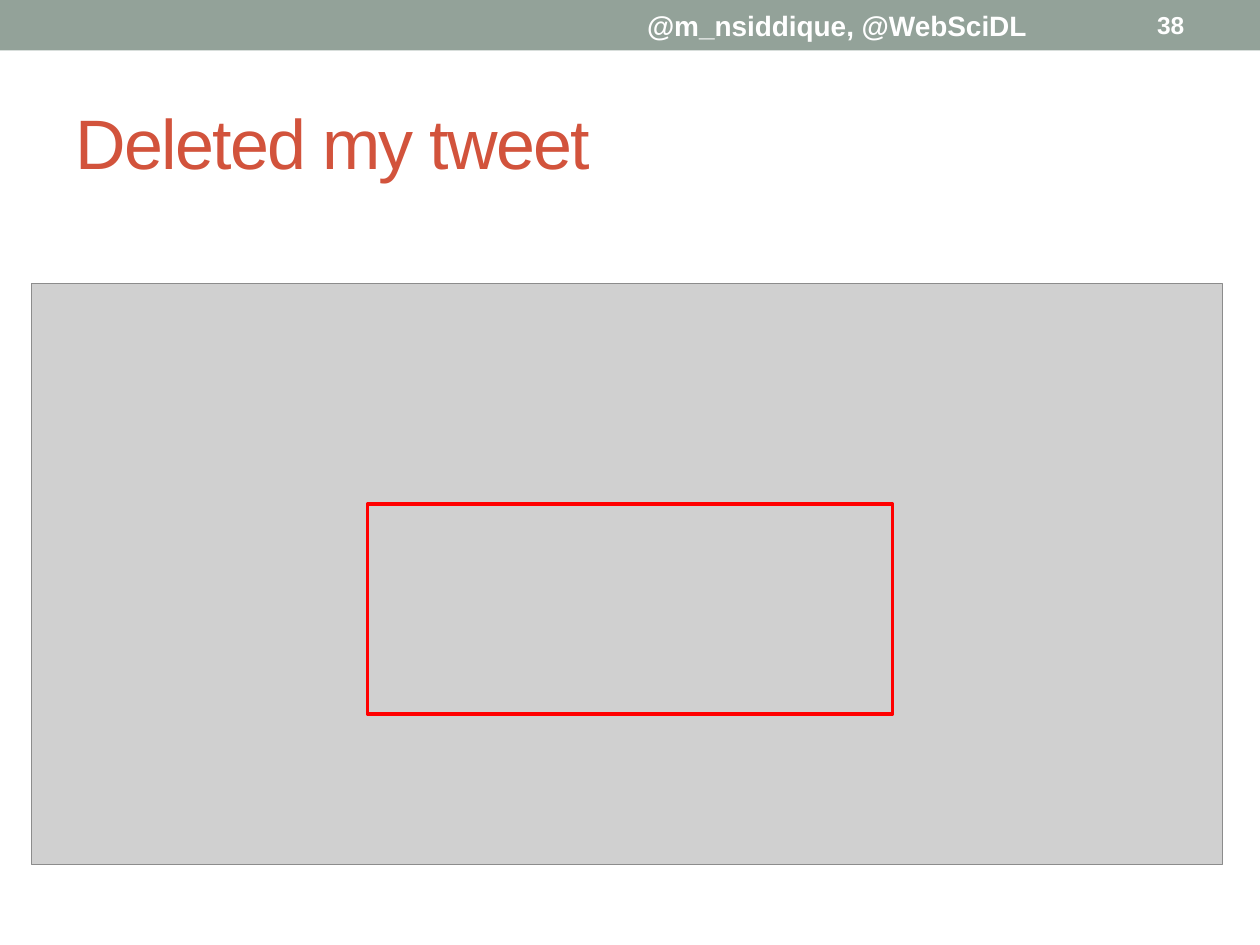
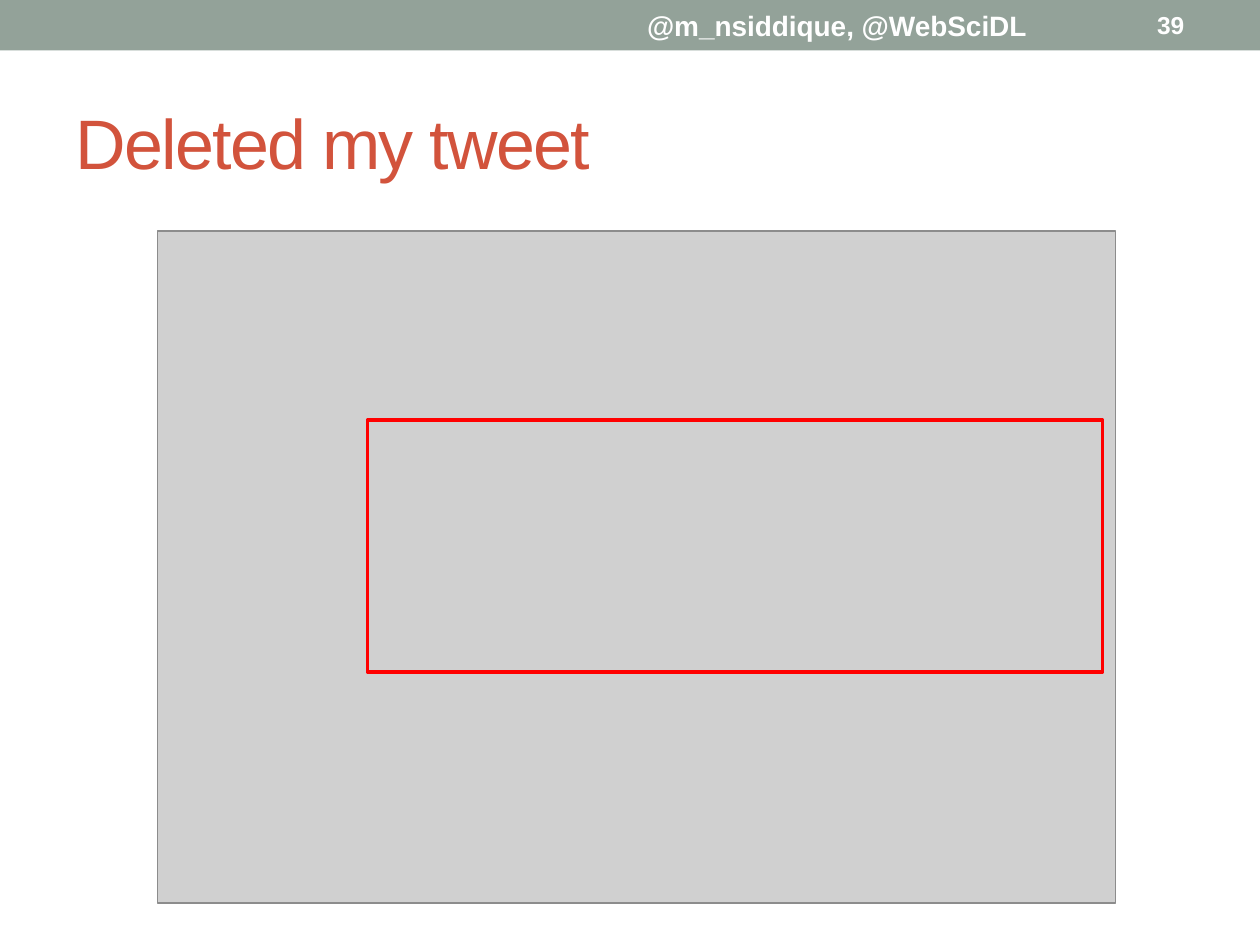
Before and after one commit to phonedude/cs895-s19, a slide deck: slide 39 of assignments/siddique/week-08-presentation/Delete Forensics.pptx (slide 38 before the commit). Drawn at 1260x945 pixels with LibreOffice and Linux fonts; fonts in the diff are those of the drawing; grey boxes stand for pictures. Boxes give left, top, right and bottom in pixels: in the first picture for what was removed or moved away, otherwise in the second. Text is boxed around its words. In the diff, an @@ line names an element or a change of style, - is before the commit and + after.

```diff
--- a/assignments/siddique/week-08-presentation/Delete Forensics.pptx
+++ b/assignments/siddique/week-08-presentation/Delete Forensics.pptx
@@ page number at bbox=[1157, 17, 1184, 34]: text changed @@
-38
+39
@@ picture: place and size @@
-picture at bbox=[32, 284, 1222, 864]
+picture at bbox=[158, 231, 1115, 902]
@@ rectangle: place and size @@
-rectangle at bbox=[368, 504, 893, 714]
+rectangle at bbox=[368, 420, 1102, 672]
```
Also in this commit, not shown: 8 other slides changed, 1 slide added.
